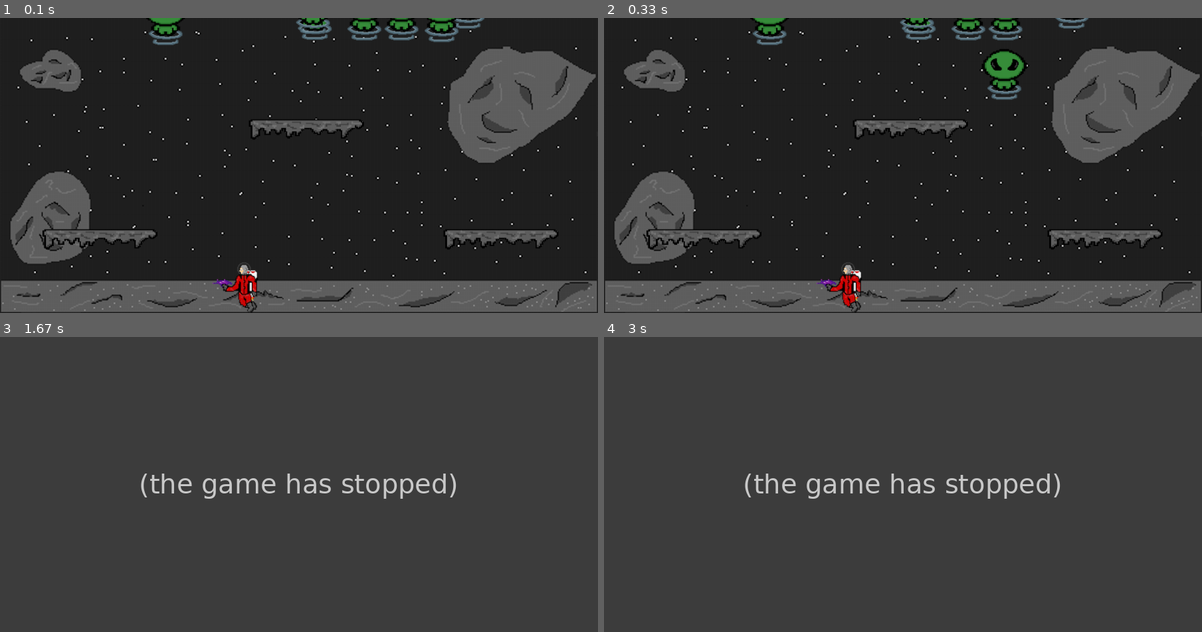
Above: before the commit, frames 1-4 (two rows, left to right).
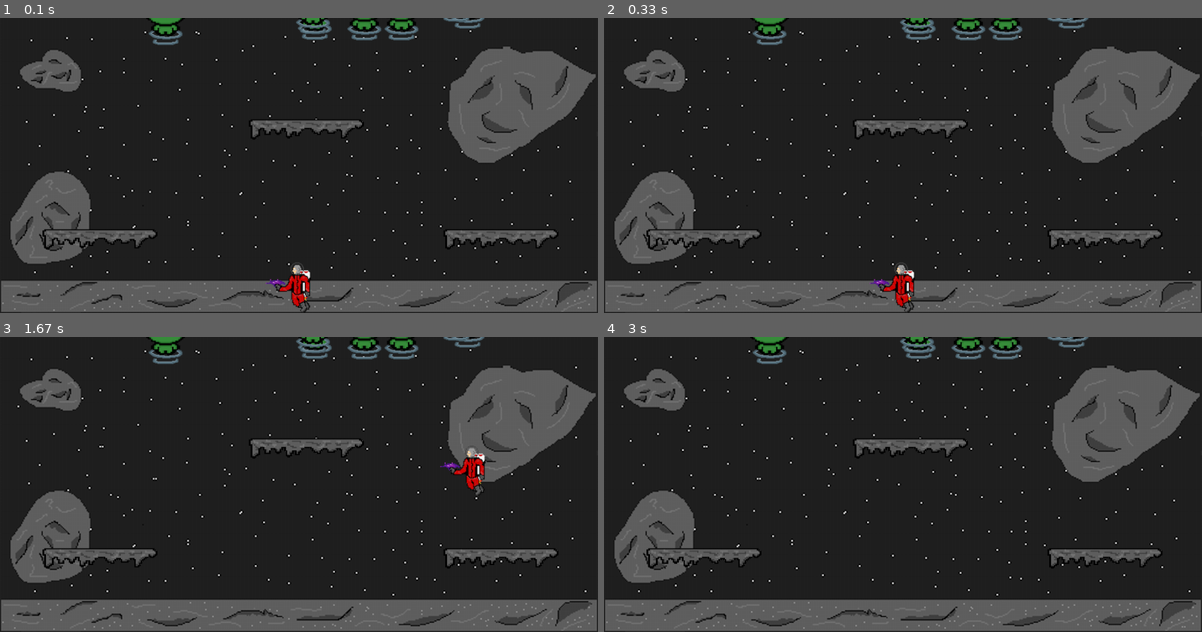
Above: after the commit, the same moments.

Repository: Emarr1113/FinalPygame
Game: pygame game, started from PythonGame.py
Same seed, same stepped clock (60 frames per second), same inputs: the game is played once before the commit and once after it.
Inputs:
- Up to frame 1 (0.1 s): no input
- Up to frame 2 (0.33 s): no input
- Up to frame 3 (1.67 s): hold Right 0.33-0.8 s; hold Right 0.83-1.3 s; tap Space at 0.9, 1.2, 1.4 s; tap S at 0.98 s; hold Left from 1.33 s (still down)
- Up to frame 4 (3 s): tap Space at 1.7, 1.97, 2.27, 2.4, 2.7 s; release Left at 1.87 s; hold Left 1.9-2.3 s; hold Right 2.33-2.97 s; tap S at 2.48 s

The runs differ from the first frame. In frame 1, 1.3% of the frame differs, in the area x 35-79%, y 0-100%; in frame 2, 1.8%; in frame 3, 96%; in frame 4, 96%, in the area x 0-100%, y 0-100%.
Before the commit the program exited at 0.95 s; later frames show no game.

Commit message:
Player Turns when key is pressed

Diff:
--- a/PythonGame.py
+++ b/PythonGame.py
@@ -1,4 +1,4 @@
-import sys, pygame, random, math, time
+import sys, pygame, random, math
 
 WIDTH = 1014
 HEIGHT = 502
@@ -42,6 +42,7 @@
 class Player(pygame.sprite.Sprite):
     def __init__(self):
         pygame.sprite.Sprite.__init__(self)
+        self.images = []
         self.image = pygame.image.load("playerRight.png")
         self.image = pygame.image.load("playerLeft.png")
         self.rect = self.image.get_rect()
@@ -69,6 +70,10 @@
             if self.movey > 0:
                 self.rect.bottom = platform.rect.top
                 self.movey = 0
+        if self.rect.left <0:
+            self.rect.left = 0
+        if self.rect.right > WIDTH:
+            self.rect.right = WIDTH
 
     def shoot(self):
         bullet = Bullets(player.getPosition(), self.direction)
@@ -90,10 +95,12 @@
     def go_Left(self):
         self.direction = -1
         self.movex = -8
+        self.image = pygame.image.load("playerLeft.png")
 
     def go_Right(self):
         self.direction = 1
         self.movex = 8
+        self.image = pygame.image.load("playerRight.png")
 
     def go_Up(self):
         self.movey = -8
@@ -191,7 +198,7 @@
 bullets = pygame.sprite.Group()
 
 player.level = current_level
-player.rect.x = 360
+player.rect.x = 450
 player.rect.y = HEIGHT - player.rect.height
 active_sprites.add(player)
 
@@ -222,38 +229,40 @@
                 player.jump()
             if event.key == pygame.K_s:
                 bullet = player.shoot()
+
         if event.type == pygame.KEYUP:
             if event.key == pygame.K_LEFT and player.movex < 0:
                 player.stop()
             if event.key == pygame.K_RIGHT and player.movex > 0:
                 player.stop()
 
-    # check if bullet hits mob
-    hits = pygame.sprite.groupcollide(mobs, bullets, True, True)
-    for hit in hits:
-        m = Mob()
-        active_sprites.add(m)
-        mobs.add(m)
-
-    # checks mob player collision
-    hits = pygame.sprite.spritecollide(player, mobs, False, pygame.sprite.collide_circle)
-    if hits:
-        event.type = sys.exit()
-
-    total_seconds = frame_count // frame_rate
-
-    # Divide by 60 to get total minutes
-    minutes = total_seconds // 60
-
-    # Use modulus (remainder) to get seconds
-    seconds = total_seconds % 60
-
-    # Use python string formatting to format in leading zeros
-    output_string = "Time Survived {0:02}:{1:02}".format(minutes, seconds)
-
-    # Blit to the screen
-    text = font.render(output_string, True, yellow)
-    screen.blit(text, [250, 250])
+    #For Stopwatch ----- NOT DONE
+    # # check if bullet hits mob
+    # hits = pygame.sprite.groupcollide(mobs, bullets, True, True)
+    # for hit in hits:
+    #     m = Mob()
+    #     active_sprites.add(m)
+    #     mobs.add(m)
+    #
+    # # checks mob player collision
+    # hits = pygame.sprite.spritecollide(player, mobs, False, pygame.sprite.collide_circle)
+    # if hits:
+    #     event.type = sys.exit()
+    #
+    # total_seconds = frame_count // frame_rate
+    #
+    # # Divide by 60 to get total minutes
+    # minutes = total_seconds // 60
+    #
+    # # Use modulus (remainder) to get seconds
+    # seconds = total_seconds % 60
+    #
+    # # Use python string formatting to format in leading zeros
+    # output_string = "Time Survived {0:02}:{1:02}".format(minutes, seconds)
+    #
+    # # Blit to the screen
+    # text = font.render(output_string, True, yellow)
+    # screen.blit(text, [250, 250])
 
     frame_count += 1
 
@@ -264,7 +273,7 @@
     current_level.update()
 
     screen.blit(Bg.image, Bg.rect)
-    m.move_towards_player(player)
+
     active_sprites.draw(screen)
     current_level.draw(screen)
 
